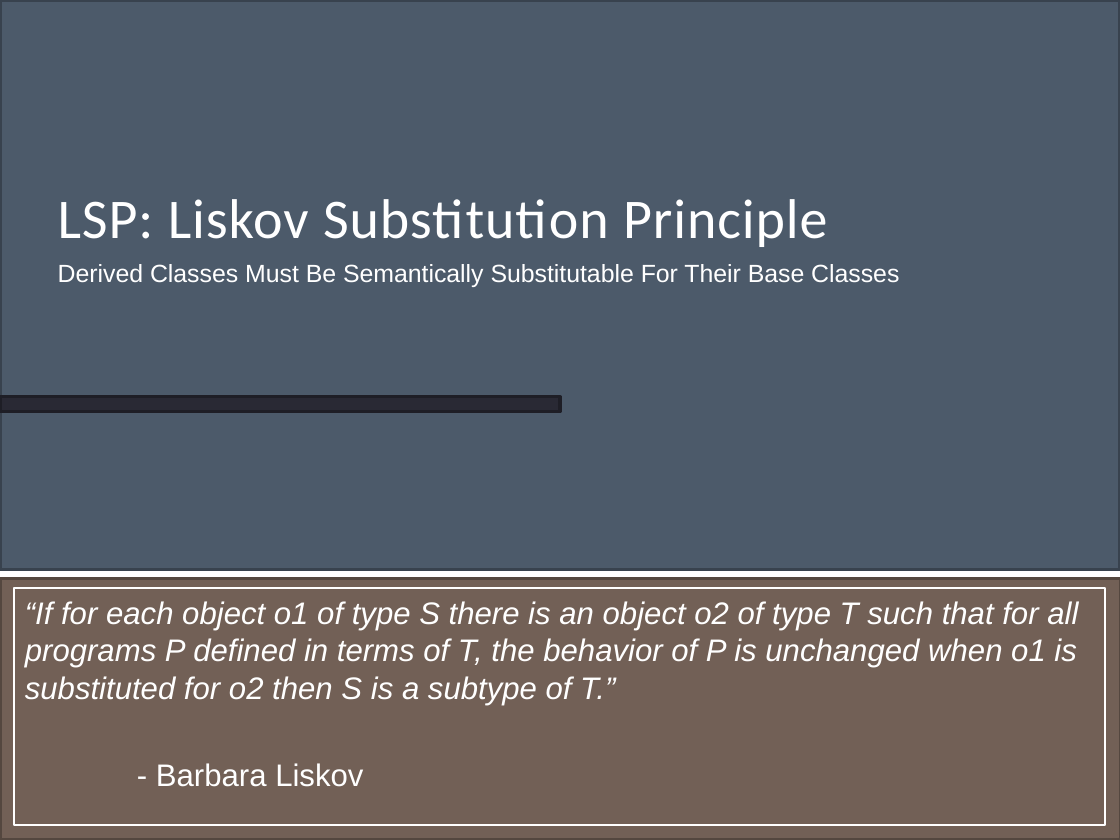
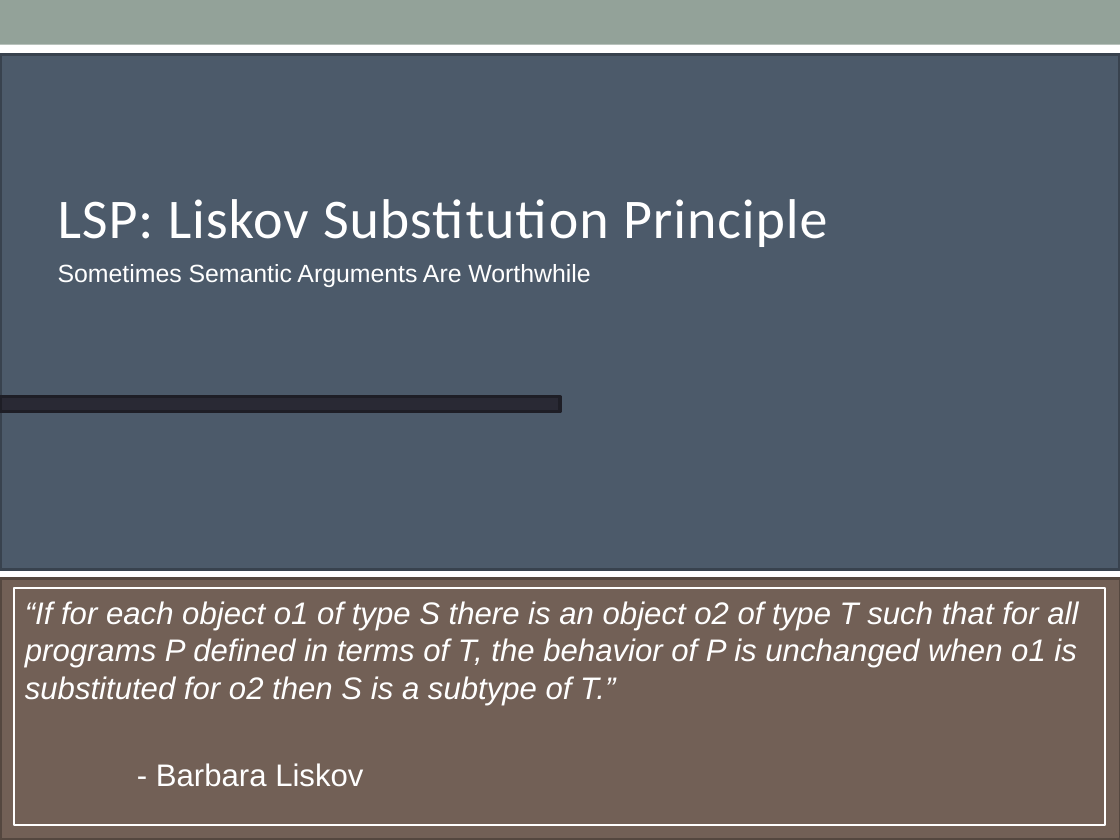
Before and after one commit to mxriverlynn/presentations-and-training, a slide deck: slide 17 of SOLID Principles - Step By Step Code/SOLID Principles Presentation.pptx (slide 16 before the commit). Drawn at 1120x840 pixels with LibreOffice and Linux fonts; fonts in the diff are those of the drawing. Boxes give left, top, right and bottom in pixels: in the first picture for what was removed or moved away, otherwise in the second. Text is boxed around its words. In the diff, an @@ line names an element or a change of style, - is before the commit and + after.

```diff
--- a/SOLID Principles - Step By Step Code/SOLID Principles Presentation.pptx
+++ b/SOLID Principles - Step By Step Code/SOLID Principles Presentation.pptx
@@ rectangle: place and size @@
-rectangle at [0, 0, 1120, 569]
+rectangle at [0, 55, 1120, 570]
@@ text at [58, 264, 590, 287]: text changed @@
-Derived Classes Must Be Semantically Substitutable For Their Base Classes
+Sometimes Semantic Arguments Are Worthwhile
```
Also in this commit, not shown: 7 other slides changed, 1 slide added.
